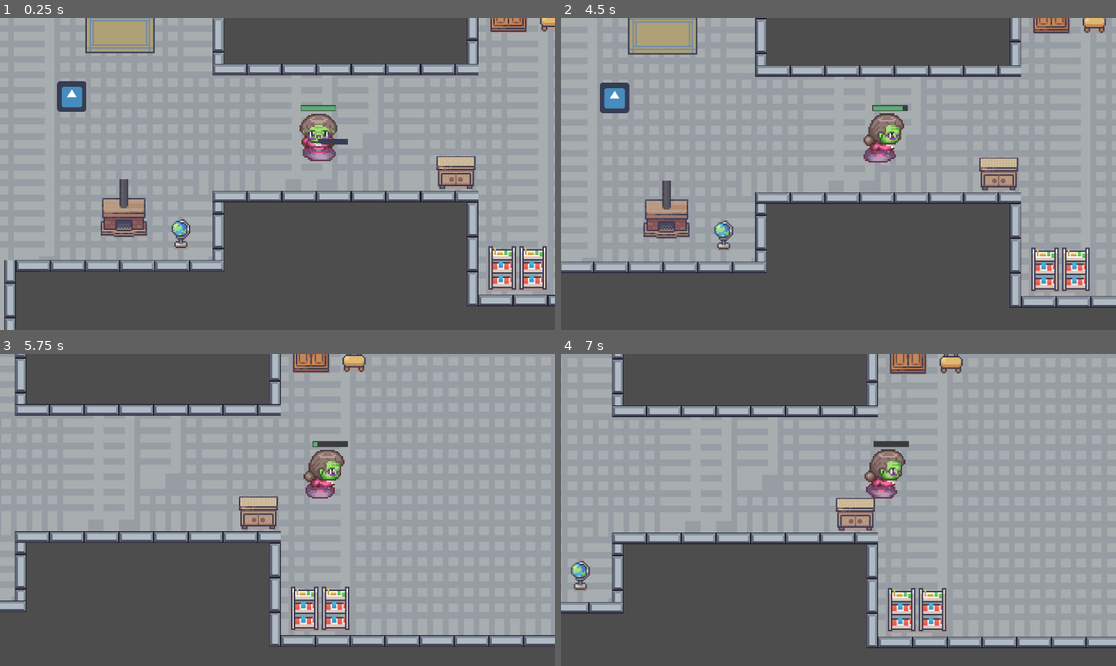
Above: before the commit, frames 1-4 (two rows, left to right).
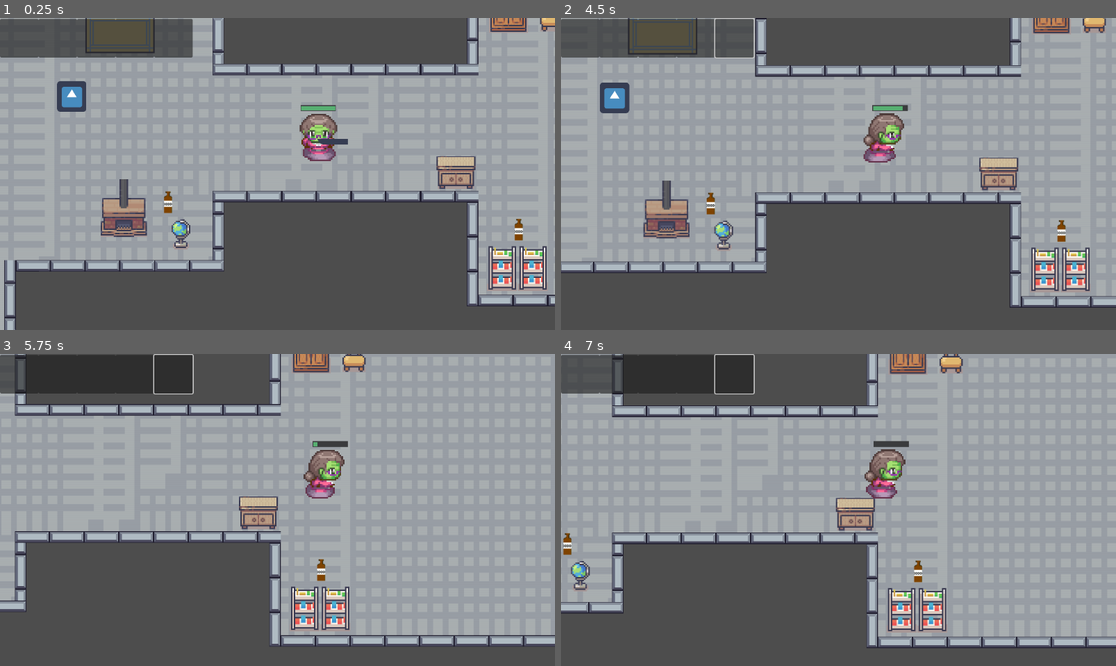
Above: after the commit, the same moments.

Repository: NickPerlich/Deathma
Game: Godot game, scene res://main.tscn
Same seed, same stepped clock (60 frames per second), same inputs: the game is played once before the commit and once after it. The engine's default icon, where the game draws it, is replaced by a stand-in: a white triangle on a blue panel in a dark square.
Inputs (mouse positions are in pixels of both pictures, inside the frame that each line leads up to):
- Up to frame 1 (0.25 s): no input
- Up to frame 2 (4.5 s): click (577, 36) at 0.52 s; click (616, 36) at 1.27 s; click (655, 36) at 2.02 s; click (694, 36) at 2.77 s; click (733, 36) at 3.52 s; tap Enter (ui_accept) at 4.25 s; move the mouse to (960, 158) at 4.27 s; hold D (input_right) from 4.28 s (still down); hold 1 (Slot_1, bound only after the commit) from 4.28 s (still down)
- Up to frame 3 (5.75 s): keep holding D (input_right); tap Enter (ui_accept) at 4.52, 5.27 s; tap 2 (Slot_2, bound only after the commit) at 4.55, 5.1 s; move the mouse to (166, 525) at 5.02 s; release 1 (Slot_1, bound only after the commit) at 5.03 s; tap 3 (Slot_3, bound only after the commit) at 5.3 s
- Up to frame 4 (7 s): move the mouse to (894, 441) at 5.77 s; release D (input_right) at 5.78 s; hold A (input_left) 5.78-6.53 s; hold 3 (Slot_3, bound only after the commit) 5.78-6.53 s; tap 4 (Slot_4, bound only after the commit) at 6.05, 6.6 s; move the mouse to (810, 572) at 6.52 s; hold D (input_right) from 6.53 s (still down); tap Enter (ui_accept) at 6.77 s; tap 5 (Slot_5, bound only after the commit) at 6.8 s

The runs differ from the first frame. In frame 1, 4.5% of the frame differs, in the area x 0-95%, y 0-72%; in frame 2, 4.6%, in the area x 0-91%, y 0-72%; in frame 3, 4.4%; in frame 4, 4.5%.
Error after the commit: Invalid access of index '0' on a base object of type: 'Array'. (res://inventory.gd:30)

Commit message:
inventory mechanism

Diff:
--- /dev/null
+++ b/Lab 5 Moving Character/Inventory.gd
@@ -0,0 +1,43 @@
+extends CanvasLayer
+
+var slots = [null, null, null, null, null]
+@onready var slot_images = [$Control/Slot1/Slot1Image, $Control/Slot2/Slot2Image, $Control/Slot3/Slot3Image, $Control/Slot4/Slot4Image, $Control/Slot5/Slot5Image]
+
+func _ready():
+	slots = Global.get_inventory()
+	update_inventory_UI()
+
+func _input(event):
+		if event.is_action_pressed("Slot_1"):
+			use_item(0)
+			print("item 1 is used")
+		elif event.is_action_pressed("Slot_2"):
+			use_item(1)
+			print("item 2 is used")
+		elif event.is_action_pressed("Slot_3"):
+			use_item(2)
+			print("item 3 is used")
+		elif event.is_action_pressed("Slot_4"):
+			use_item(3)
+			print("item 4 is used")
+		elif event.is_action_pressed("Slot_5"):
+			use_item(4)
+			print("item 5 is used")
+
+
+
+func use_item(slot_index):
+	if slots[slot_index]:
+		slots[slot_index].use()
+		slots[slot_index] = null
+		slot_images[slot_index].texture = null # Clear the texture
+		update_inventory_UI()
+
+func update_inventory_UI():
+	slots = Global.get_inventory()
+	print("updating UI")
+	for i in range(len(slots)):
+		print("updating slot ", i)
+		if slots[i] != null:
+			print("found item in slot ", i)
+			slot_images[i].texture = slots[i].item_texture
--- a/Lab 5 Moving Character/Scenes/main_character.gd
+++ b/Lab 5 Moving Character/Scenes/main_character.gd
@@ -13,6 +13,7 @@
 
 func _ready():
 	healthbar.init_health(health)
+	add_to_group("Player")
 
 
 func _physics_process(delta):
--- /dev/null
+++ b/Lab 5 Moving Character/banana_bread.gd
@@ -0,0 +1,26 @@
+#bananabread
+
+extends "res://item.gd"
+
+var health_to_restore = 50
+
+# Called when the node enters the scene tree for the first time.
+func _ready():
+	item_texture = preload("res://Art/banana_bread.png")
+	print(item_texture)
+
+func use():
+	print("Banana Bread eaten!")
+	queue_free()
+
+func _on_body_entered(body):
+	if body.is_in_group("Player"):
+		var cloned_item = self.duplicate()  # Clone the current item
+		cloned_item.item_texture = self.item_texture
+		Global.add_item_to_inventory(cloned_item)  # Add the cloned item to the global inventory
+		var inventory_node = $"../player/Inventory"
+		if inventory_node:
+			inventory_node.update_inventory_UI()
+		else:
+			print("Failed to find inventory node")
+		queue_free()  # Remove the original item from the game world
--- /dev/null
+++ b/Lab 5 Moving Character/banana_bread.tscn
@@ -0,0 +1,21 @@
+[gd_scene load_steps=4 format=3 uid="uid://dfp0t8kiya1gh"]
+
+[ext_resource type="Script" path="res://banana_bread.gd" id="1_ejem4"]
+[ext_resource type="Texture2D" uid="uid://dm63nkhiwbfri" path="res://Art/banana_bread.png" id="1_tsipx"]
+
+[sub_resource type="CircleShape2D" id="CircleShape2D_jhtme"]
+radius = 25.0
+
+[node name="Banana_Bread" type="Area2D"]
+script = ExtResource("1_ejem4")
+
+[node name="Sprite2D" type="Sprite2D" parent="."]
+position = Vector2(3, -24)
+scale = Vector2(1.50537, 1.59479)
+texture = ExtResource("1_tsipx")
+
+[node name="CollisionShape2D" type="CollisionShape2D" parent="."]
+position = Vector2(1, -22)
+shape = SubResource("CircleShape2D_jhtme")
+
+[connection signal="body_entered" from="." to="." method="_on_body_entered"]
--- /dev/null
+++ b/Lab 5 Moving Character/global.gd
@@ -0,0 +1,17 @@
+extends Node
+
+var inventory = []
+var max_inventory_size = 5
+
+func add_item_to_inventory(item):
+	for i in range(min(inventory.size(), max_inventory_size)):
+		if inventory[i] == null:
+			inventory[i] = item
+			return
+	if inventory.size() < max_inventory_size:
+		inventory.append(item)
+	else:
+		print("inventory is full")
+
+func get_inventory():
+	return inventory
--- /dev/null
+++ b/Lab 5 Moving Character/inventory.tscn
@@ -0,0 +1,95 @@
+[gd_scene load_steps=2 format=3 uid="uid://b0tvg7515be52"]
+
+[ext_resource type="Script" path="res://inventory.gd" id="1_e020d"]
+
+[node name="Inventory" type="CanvasLayer"]
+script = ExtResource("1_e020d")
+
+[node name="Control" type="Control" parent="."]
+layout_mode = 3
+anchors_preset = 0
+offset_right = 40.0
+offset_bottom = 40.0
+
+[node name="Slot1" type="Button" parent="Control"]
+layout_mode = 1
+anchors_preset = -1
+anchor_right = 1.1
+anchor_bottom = 1.1
+offset_top = 2.0
+offset_right = 36.0
+offset_bottom = 38.0
+
+[node name="Slot1Image" type="TextureRect" parent="Control/Slot1"]
+layout_mode = 1
+anchors_preset = -1
+anchor_right = 1.0
+anchor_bottom = 1.0
+offset_left = 1.0
+offset_top = 1.0
+offset_right = -1.0
+offset_bottom = -1.0
+
+[node name="Slot2" type="Button" parent="Control"]
+offset_left = 80.0
+offset_top = 2.0
+offset_right = 160.0
+offset_bottom = 82.0
+
+[node name="Slot2Image" type="TextureRect" parent="Control/Slot2"]
+layout_mode = 1
+anchors_preset = -1
+anchor_right = 1.0
+anchor_bottom = 1.0
+offset_left = 1.0
+offset_top = 1.0
+offset_right = 1.0
+offset_bottom = 1.0
+
+[node name="Slot3" type="Button" parent="Control"]
+offset_left = 160.0
+offset_top = 2.0
+offset_right = 240.0
+offset_bottom = 82.0
+
+[node name="Slot3Image" type="TextureRect" parent="Control/Slot3"]
+layout_mode = 1
+anchors_preset = -1
+anchor_right = 1.0
+anchor_bottom = 0.976
+offset_left = 1.0
+offset_top = 1.0
+offset_right = -1.0
+offset_bottom = -0.0400009
+
+[node name="Slot4" type="Button" parent="Control"]
+offset_left = 240.0
+offset_top = 2.0
+offset_right = 320.0
+offset_bottom = 82.0
+
+[node name="Slot4Image" type="TextureRect" parent="Control/Slot4"]
+layout_mode = 1
+anchors_preset = -1
+anchor_right = 0.976
+anchor_bottom = 1.0
+offset_left = 1.0
+offset_top = 1.0
+offset_right = -0.0400009
+offset_bottom = -1.0
+
+[node name="Slot5" type="Button" parent="Control"]
+offset_left = 320.0
+offset_top = 2.0
+offset_right = 400.0
+offset_bottom = 82.0
+
+[node name="Slot5Image" type="TextureRect" parent="Control/Slot5"]
+layout_mode = 1
+anchors_preset = -1
+anchor_right = 1.071
+anchor_bottom = 1.0
+offset_left = 1.0
+offset_top = 1.0
+offset_right = -14.55
+offset_bottom = -1.0
--- /dev/null
+++ b/Lab 5 Moving Character/item.gd
@@ -0,0 +1,7 @@
+extends Area2D
+
+
+var item_texture = null
+
+func use():
+	pass
--- /dev/null
+++ b/Lab 5 Moving Character/item.tscn
@@ -0,0 +1,13 @@
+[gd_scene load_steps=3 format=3 uid="uid://cp86ns66dharb"]
+
+[ext_resource type="Script" path="res://item.gd" id="1_dka8q"]
+
+[sub_resource type="CircleShape2D" id="CircleShape2D_u5njw"]
+
+[node name="Item" type="Area2D"]
+script = ExtResource("1_dka8q")
+
+[node name="Sprite2D" type="Sprite2D" parent="."]
+
+[node name="CollisionShape2D" type="CollisionShape2D" parent="."]
+shape = SubResource("CircleShape2D_u5njw")
--- a/Lab 5 Moving Character/main.tscn
+++ b/Lab 5 Moving Character/main.tscn
@@ -6,8 +6,10 @@
 [ext_resource type="PackedScene" uid="uid://tfq3pp1u838k" path="res://Scenes/main_character.tscn" id="3_jtcbk"]
 [ext_resource type="Texture2D" uid="uid://dsnt3x7aoy3wq" path="res://index.icon.png" id="4_8v5f6"]
 [ext_resource type="Script" path="res://pivot.gd" id="4_qmk0w"]
+[ext_resource type="PackedScene" uid="uid://b0tvg7515be52" path="res://inventory.tscn" id="5_ohhde"]
 [ext_resource type="Script" path="res://Tongue.gd" id="5_xw844"]
 [ext_resource type="PackedScene" uid="uid://btx1r1cvwc4sb" path="res://ui/healthbar/healthbar.tscn" id="7_82pyh"]
+[ext_resource type="PackedScene" uid="uid://dfp0t8kiya1gh" path="res://banana_bread.tscn" id="10_svgc6"]
 
 [sub_resource type="TileSetAtlasSource" id="TileSetAtlasSource_r026b"]
 texture = ExtResource("1_7btcj")
@@ -8214,16 +8216,16 @@
 format = 2
 layer_0/tile_data = PackedInt32Array(3080172, 1376258, 45, 3145708, 1376258, 46, 3211244, 1376258, 47, 3276780, 1376258 …(27312 unchanged characters)…
 
-[node name="CharacterBody2D" parent="." instance=ExtResource("3_jtcbk")]
+[node name="player" parent="." instance=ExtResource("3_jtcbk")]
 position = Vector2(495, 421)
 scale = Vector2(1.5, 1.5)
 
-[node name="pivot" type="Node2D" parent="CharacterBody2D"]
+[node name="pivot" type="Node2D" parent="player"]
 position = Vector2(12, 2.66666)
 scale = Vector2(0.666667, 0.666667)
 script = ExtResource("4_qmk0w")
 
-[node name="Tongue" type="Sprite2D" parent="CharacterBody2D/pivot"]
+[node name="Tongue" type="Sprite2D" parent="player/pivot"]
 texture_repeat = 2
 position = Vector2(96, -71)
 rotation = -1.5708
@@ -8233,20 +8235,22 @@
 region_rect = Rect2(0, 0, 10, 64)
 script = ExtResource("5_xw844")
 
-[node name="RayCast2D" type="RayCast2D" parent="CharacterBody2D/pivot/Tongue"]
+[node name="RayCast2D" type="RayCast2D" parent="player/pivot/Tongue"]
 position = Vector2(7.62939e-05, -25)
 target_position = Vector2(0, 250)
 
-[node name="Healthbar" parent="CharacterBody2D" instance=ExtResource("7_82pyh")]
+[node name="Healthbar" parent="player" instance=ExtResource("7_82pyh")]
 offset_left = 33.3333
 offset_top = -94.0
 offset_right = 80.3333
 offset_bottom = -88.0
 metadata/_edit_use_anchors_ = true
 
-[node name="Camera2D" type="Camera2D" parent="CharacterBody2D"]
+[node name="Camera2D" type="Camera2D" parent="player"]
 position_smoothing_enabled = true
 position_smoothing_speed = 10.0
+
+[node name="Inventory" parent="player" instance=ExtResource("5_ohhde")]
 
 [node name="Walls" type="StaticBody2D" parent="." groups=["collectable"]]
 position = Vector2(41, 26)
@@ -8260,4 +8264,19 @@
 scale = Vector2(0.476562, 0.5)
 texture = ExtResource("4_8v5f6")
 
-[connection signal="hooked" from="CharacterBody2D/pivot/Tongue" to="CharacterBody2D" method="_on_tongue_hooked"]
+[node name="Banana_Bread" parent="." instance=ExtResource("10_svgc6")]
+position = Vector2(267, 502)
+
+[node name="Banana_Bread2" parent="." instance=ExtResource("10_svgc6")]
+position = Vector2(995, 559)
+
+[node name="Banana_Bread3" parent="." instance=ExtResource("10_svgc6")]
+position = Vector2(1124, 76)
+
+[node name="Banana_Bread4" parent="." instance=ExtResource("10_svgc6")]
+position = Vector2(-583, 75)
+
+[node name="Banana_Bread5" parent="." instance=ExtResource("10_svgc6")]
+position = Vector2(505, -454)
+
+[connection signal="hooked" from="player/pivot/Tongue" to="player" method="_on_tongue_hooked"]
--- a/Lab 5 Moving Character/project.godot
+++ b/Lab 5 Moving Character/project.godot
@@ -14,6 +14,10 @@
 run/main_scene="res://main.tscn"
 config/features=PackedStringArray("4.2", "Mobile")
 config/icon="res://icon.svg"
+
+[autoload]
+
+Global="*res://global.gd"
 
 [input]
 
@@ -52,6 +56,31 @@
 , Object(InputEventKey,"resource_local_to_scene":false,"resource_name":"","device":-1,"window_id":0,"alt_pressed":false,"shift_pressed":false,"ctrl_pressed":false,"meta_pressed":false,"pressed":false,"keycode":0,"physical_keycode":32,"key_label":0,"unicode":32,"echo":false,"script":null)
 ]
 }
+Slot_1={
+"deadzone": 0.5,
+"events": [Object(InputEventKey,"resource_local_to_scene":false,"resource_name":"","device":-1,"window_id":0,"alt_pressed":false,"shift_pressed":false,"ctrl_pressed":false,"meta_pressed":false,"pressed":false,"keycode":0,"physical_keycode":49,"key_label":0,"unicode":49,"echo":false,"script":null)
+]
+}
+Slot_2={
+"deadzone": 0.5,
+"events": [Object(InputEventKey,"resource_local_to_scene":false,"resource_name":"","device":-1,"window_id":0,"alt_pressed":false,"shift_pressed":false,"ctrl_pressed":false,"meta_pressed":false,"pressed":false,"keycode":0,"physical_keycode":50,"key_label":0,"unicode":50,"echo":false,"script":null)
+]
+}
+Slot_3={
+"deadzone": 0.5,
+"events": [Object(InputEventKey,"resource_local_to_scene":false,"resource_name":"","device":-1,"window_id":0,"alt_pressed":false,"shift_pressed":false,"ctrl_pressed":false,"meta_pressed":false,"pressed":false,"keycode":0,"physical_keycode":51,"key_label":0,"unicode":51,"echo":false,"script":null)
+]
+}
+Slot_4={
+"deadzone": 0.5,
+"events": [Object(InputEventKey,"resource_local_to_scene":false,"resource_name":"","device":-1,"window_id":0,"alt_pressed":false,"shift_pressed":false,"ctrl_pressed":false,"meta_pressed":false,"pressed":false,"keycode":0,"physical_keycode":52,"key_label":0,"unicode":52,"echo":false,"script":null)
+]
+}
+Slot_5={
+"deadzone": 0.5,
+"events": [Object(InputEventKey,"resource_local_to_scene":false,"resource_name":"","device":-1,"window_id":0,"alt_pressed":false,"shift_pressed":false,"ctrl_pressed":false,"meta_pressed":false,"pressed":false,"keycode":0,"physical_keycode":53,"key_label":0,"unicode":53,"echo":false,"script":null)
+]
+}
 
 [layer_names]
 
Binary file added: Lab 5 Moving Character/Art/banana_bread.png
Not shown, changed: Lab 5 Moving Character/Art/banana_bread.png.import
Not shown: 1 places in Lab 5 Moving Character/main.tscn that only renumber resources
